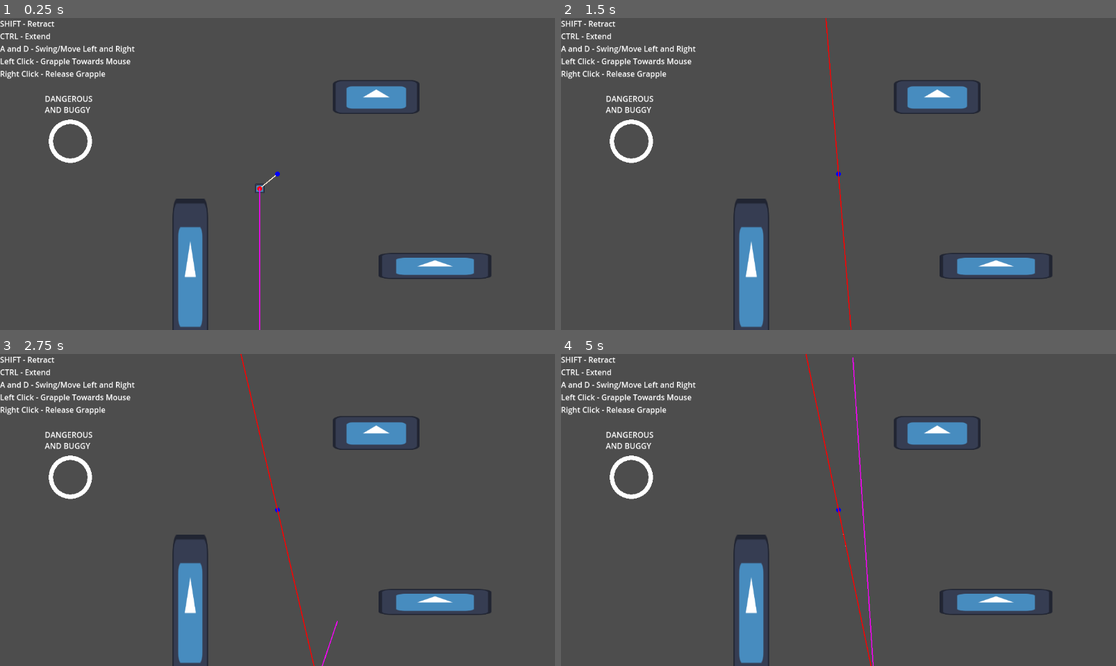
Above: before the commit, frames 1-4 (two rows, left to right).
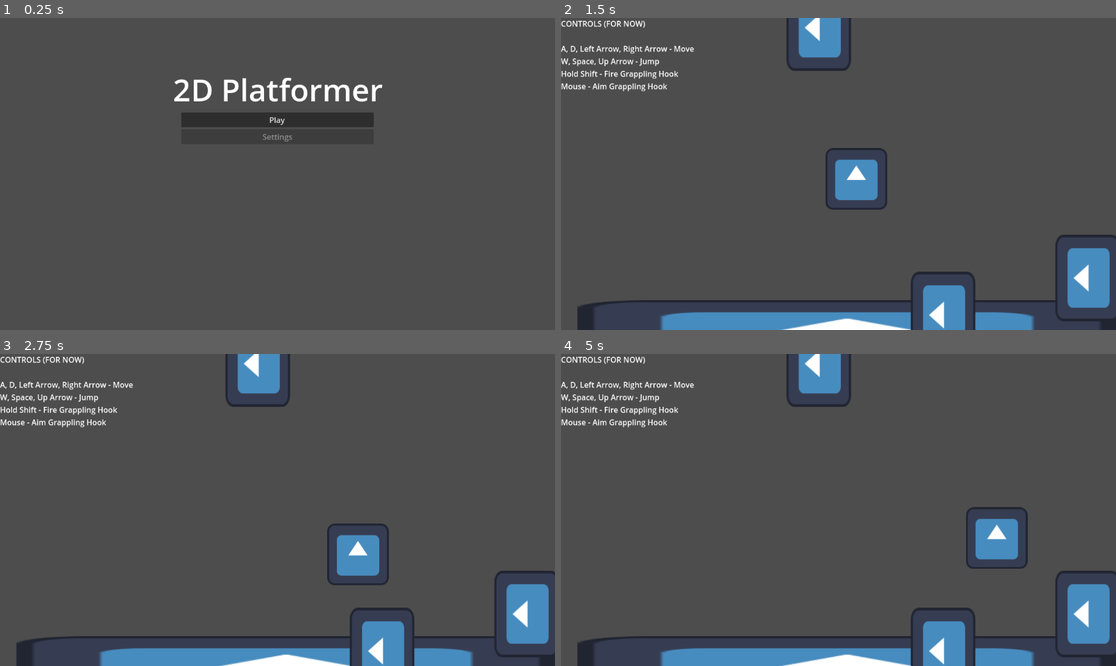
Above: after the commit, the same moments.

Repository: matthewchen146/cmpm-172-grappling-platformer
Game: Godot game, scene res://scenes/main_scenes/title/title.tscn
The game is run twice, just before and just after one commit, with the same random seed, the same clock (stepped at 60 frames per second) and the same inputs. Before the commit the project starts from res://misc/rope_test.tscn. The engine's default icon, where the game draws it, is replaced by a stand-in: a white triangle on a blue panel in a dark square.
Inputs (mouse positions are in pixels of both pictures, inside the frame that each line leads up to):
- Up to frame 1 (0.25 s): no input
- Up to frame 2 (1.5 s): click (838, 120) at 0.5 s, where only the run after the commit has a clickable "Play"; click (744, 83) at 1.25 s, where only the run after the commit has a clickable "Level 1 (Test)"
- Up to frame 3 (2.75 s): move the mouse to (399, 494) at 2.02 s; hold Right (move_right) from 2.03 s (still down); hold Shift (fire_grapple) from 2.03 s (still down); click (399, 494) at 2.17 s; tap Space (jump) at 2.27 s
- Up to frame 4 (5 s): move the mouse to (727, 525) at 2.77 s; release Shift (fire_grapple) at 2.78 s; tap Ctrl at 2.85 s; tap Space (jump) at 3.02, 4.52 s; move the mouse to (894, 441) at 3.52 s; release Right (move_right) at 3.53 s; hold Left (move_left) 3.53-4.28 s; hold J 3.53-4.28 s; move the mouse to (810, 572) at 4.27 s; hold Right (move_right) from 4.28 s (still down); tap L at 4.35 s; click (810, 572) at 4.42 s

The runs differ from the first frame. In frame 1, 8.0% of the frame differs, in the area x 0-89%, y 0-100%; in frame 2, 15%; in frame 3, 15%; in frame 4, 15%, in the area x 0-100%, y 0-100%.

Commit message:
added basic title screen and level select

Diff:
--- a/project.godot
+++ b/project.godot
@@ -11,7 +11,7 @@
 [application]
 
 config/name="CMPM 172 Grappling Platformer"
-run/main_scene="res://misc/rope_test.tscn"
+run/main_scene="res://scenes/main_scenes/title/title.tscn"
 config/features=PackedStringArray("4.0", "Mobile")
 config/icon="res://misc/icon.svg"
 
--- /dev/null
+++ b/scenes/main_scenes/level_select/level_select.gd
@@ -0,0 +1,34 @@
+extends Control
+
+
+# Called when the node enters the scene tree for the first time.
+func _ready():
+	var level_container = $VBoxContainer/GridContainer
+
+	# add levels
+
+	var level_metas = [
+		{"path": "res://misc/test_scene.tscn", "name": "Test"},
+		{"path": "res://misc/rope_test.tscn", "name": "Rope"}
+	]
+
+	var level_number = 1
+	for level_meta in level_metas:
+		var button := Button.new()
+		button.custom_minimum_size = Vector2(100, 100)
+		button.text_overrun_behavior = TextServer.OVERRUN_TRIM_CHAR
+		button.text = "Level " + str(level_number) + (
+			"\n(" + level_meta.name + ")" if level_meta.has("name") else ""
+		)
+		level_container.add_child(button)
+
+		button.pressed.connect(func():
+			get_tree().change_scene_to_file(level_meta.path)
+		)
+
+		level_number += 1
+
+
+# Called every frame. 'delta' is the elapsed time since the previous frame.
+func _process(delta):
+	pass
--- /dev/null
+++ b/scenes/main_scenes/level_select/level_select.tscn
@@ -0,0 +1,35 @@
+[gd_scene load_steps=3 format=3 uid="uid://cjyclt3r0kynu"]
+
+[ext_resource type="Script" path="res://scenes/main_scenes/level_select/level_select.gd" id="1_shd6n"]
+
+[sub_resource type="LabelSettings" id="LabelSettings_pp7y0"]
+font_size = 60
+
+[node name="level_select" type="Control"]
+layout_mode = 3
+anchors_preset = 15
+anchor_right = 1.0
+anchor_bottom = 1.0
+grow_horizontal = 2
+grow_vertical = 2
+script = ExtResource("1_shd6n")
+
+[node name="VBoxContainer" type="VBoxContainer" parent="."]
+custom_minimum_size = Vector2(500, 0)
+layout_mode = 1
+anchors_preset = 13
+anchor_left = 0.5
+anchor_right = 0.5
+anchor_bottom = 1.0
+grow_horizontal = 2
+grow_vertical = 2
+
+[node name="Label" type="Label" parent="VBoxContainer"]
+layout_mode = 2
+text = "Choose a Level"
+label_settings = SubResource("LabelSettings_pp7y0")
+horizontal_alignment = 1
+
+[node name="GridContainer" type="GridContainer" parent="VBoxContainer"]
+layout_mode = 2
+columns = 5
--- /dev/null
+++ b/scenes/main_scenes/title/title.gd
@@ -0,0 +1,13 @@
+extends Control
+
+
+# Called when the node enters the scene tree for the first time.
+func _ready():
+	$VBoxContainer/HBoxContainer/VBoxContainer/PlayButton.pressed.connect(func():
+		get_tree().change_scene_to_file("res://scenes/main_scenes/level_select/level_select.tscn")
+	)
+
+
+# Called every frame. 'delta' is the elapsed time since the previous frame.
+func _process(delta):
+	pass
--- /dev/null
+++ b/scenes/main_scenes/title/title.tscn
@@ -0,0 +1,53 @@
+[gd_scene load_steps=3 format=3 uid="uid://ddw0d47ku5wla"]
+
+[ext_resource type="Script" path="res://scenes/main_scenes/title/title.gd" id="1_kaxqf"]
+
+[sub_resource type="LabelSettings" id="LabelSettings_pgyag"]
+font_size = 64
+
+[node name="title" type="Control"]
+layout_mode = 3
+anchors_preset = 15
+anchor_right = 1.0
+anchor_bottom = 1.0
+grow_horizontal = 2
+grow_vertical = 2
+script = ExtResource("1_kaxqf")
+
+[node name="VBoxContainer" type="VBoxContainer" parent="."]
+layout_mode = 1
+anchors_preset = 13
+anchor_left = 0.5
+anchor_right = 0.5
+anchor_bottom = 1.0
+offset_left = -316.5
+offset_right = 316.5
+grow_horizontal = 2
+grow_vertical = 2
+
+[node name="MarginContainer" type="MarginContainer" parent="VBoxContainer"]
+custom_minimum_size = Vector2(0, 100)
+layout_mode = 2
+
+[node name="Label" type="Label" parent="VBoxContainer"]
+layout_mode = 2
+text = "2D Platformer"
+label_settings = SubResource("LabelSettings_pgyag")
+horizontal_alignment = 1
+
+[node name="HBoxContainer" type="HBoxContainer" parent="VBoxContainer"]
+layout_mode = 2
+alignment = 1
+
+[node name="VBoxContainer" type="VBoxContainer" parent="VBoxContainer/HBoxContainer"]
+custom_minimum_size = Vector2(400, 0)
+layout_mode = 2
+
+[node name="PlayButton" type="Button" parent="VBoxContainer/HBoxContainer/VBoxContainer"]
+layout_mode = 2
+text = "Play"
+
+[node name="SettingsButton" type="Button" parent="VBoxContainer/HBoxContainer/VBoxContainer"]
+layout_mode = 2
+disabled = true
+text = "Settings"
